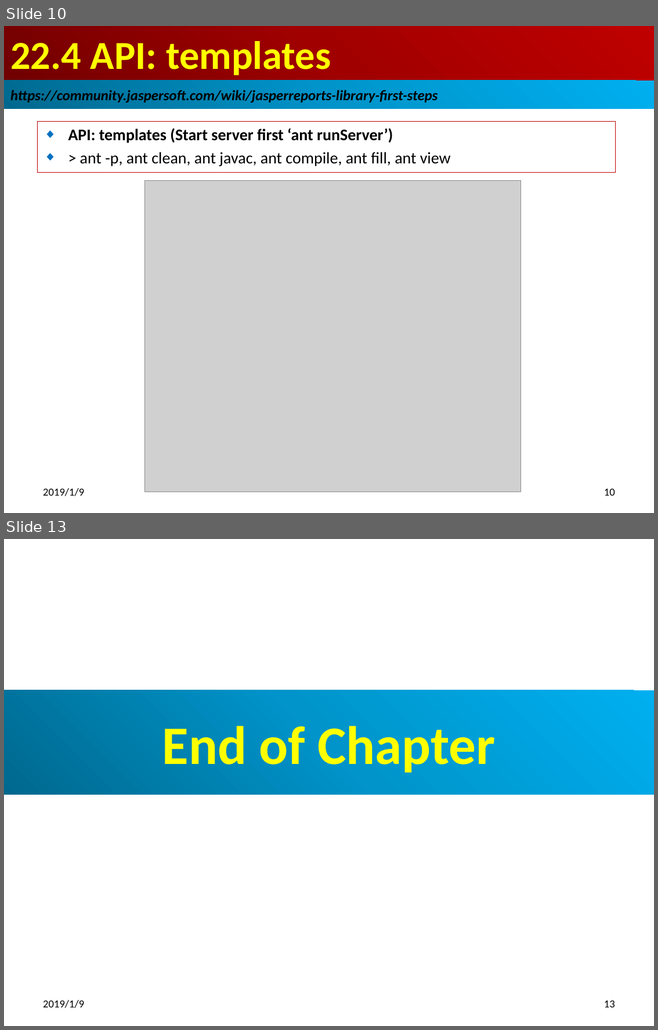
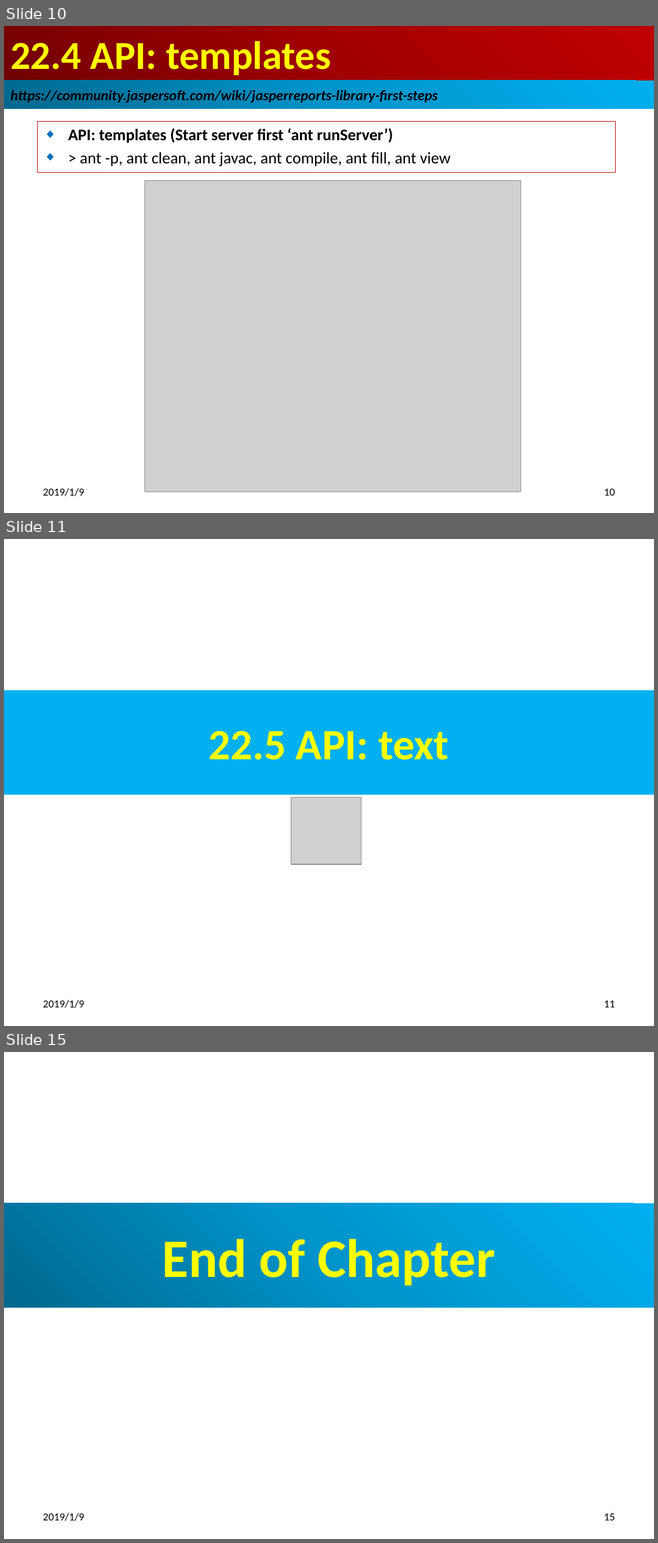
Before and after one commit to peterhchen/100-jasper-report-api-6.7.0, a slide deck: 15_Ch22_API_t.pptx. Shown one above the other, each under a label of ours: slides 10 and 13 before the commit, slides 10, 11 and 15 after it; the slides between them are not shown. The pictures are 658x1030 and 658x1543 pixels, drawn with LibreOffice and Linux fonts; fonts in the diff are those of the drawing; grey boxes stand for pictures. Boxes give left, top, right and bottom in pixels: in the first picture for what was removed or moved away, otherwise in the second. Text is boxed around its words. In the diff, an @@ line names an element or a change of style, - is before the commit and + after.

Commit message:
Text report

```diff
--- a/15_Ch22_API_t.pptx
+++ b/15_Ch22_API_t.pptx
@@ slide 11 added at (4,539,654,1026), background #FFFFFF @@
@@ title added at (4,690,654,795), fill #00B0F0, 48 pt, text #FFFF00, bold @@
+22.5 API: text
@@ picture added at (291,798,361,864) @@
@@ text added at (43,1000,84,1008), 12 pt, text #000000 @@
+2019/1/9
@@ page number added at (604,1001,615,1008), 12 pt, text #000000 @@
+11
@@ what was slide 13 is now slide 15 @@
@@ page number at (604,1514,615,1521): text changed @@
-13
+15
```
Also in this commit, not shown: 2 slides changed, 1 other slide added.
